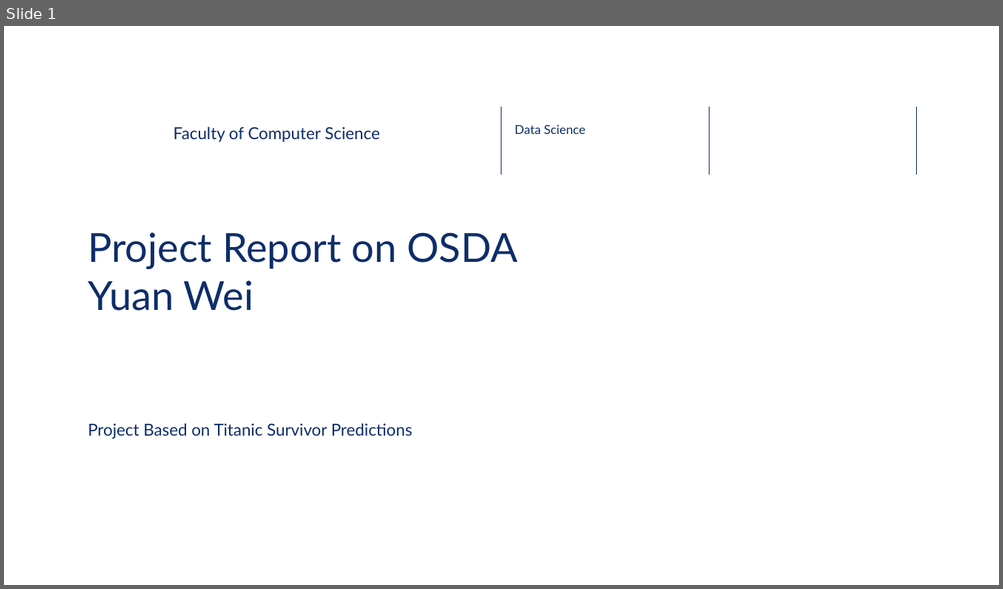
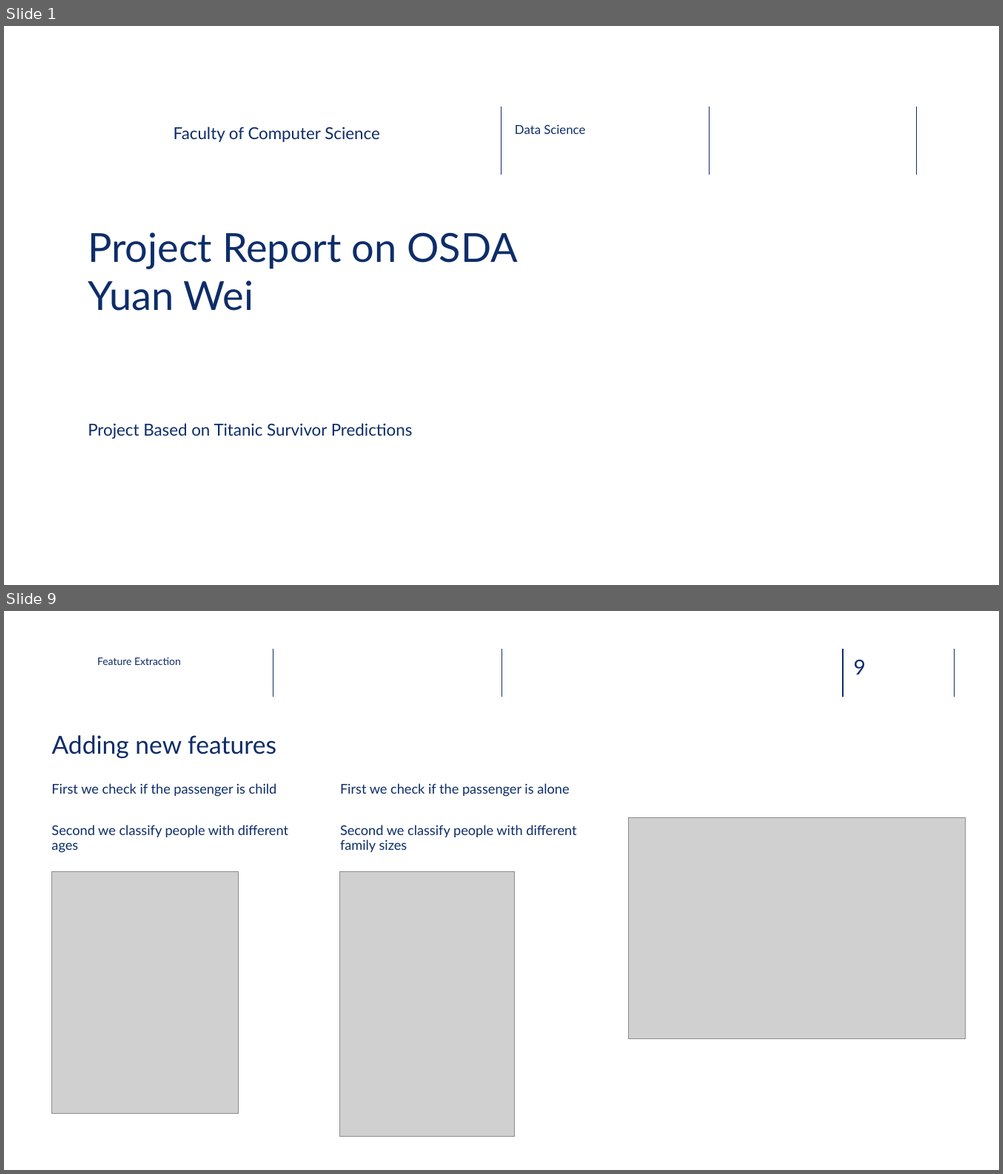
Before and after one commit to zuoxu3310/LazyFCA, a slide deck: Project Report on OSDA.pptx. Shown one above the other, each under a label of ours: slide 1 before the commit, slides 1 and 9 after it; the slides between them are not shown. The pictures are 1003x589 and 1003x1174 pixels, drawn with LibreOffice and Linux fonts; fonts in the diff are those of the drawing; grey boxes stand for pictures; background and template pictures are left out. Boxes give left, top, right and bottom in pixels: in the first picture for what was removed or moved away, otherwise in the second. Text is boxed around its words. In the diff, an @@ line names an element or a change of style, - is before the commit and + after.

```diff
--- a/Project Report on OSDA.pptx
+++ b/Project Report on OSDA.pptx
@@ slide 9 added at box(4, 611, 999, 1170), background picture (left out) @@
@@ line added from (273, 649) to (273, 697), #102D69 1 pt @@
@@ line added from (502, 649) to (502, 697), #102D69 1 pt @@
@@ line added from (842, 649) to (842, 697), #102D69 1 pt @@
@@ line added from (954, 649) to (954, 697), #102D69 1 pt @@
@@ text added at box(97, 657, 181, 665), 10 pt, text #0F2C68 @@
+Feature Extraction
@@ page number added at box(854, 659, 865, 675), 20 pt, text #102D69 @@
+9
@@ title added at box(52, 735, 276, 758), 24 pt, text #0F2C68 @@
+Adding new features
@@ text added at box(51, 783, 288, 853), 13 pt, text #0E2D69 @@
+First we check if the passenger is child
+Second we classify people with different ages
@@ text added at box(340, 783, 576, 852), 13 pt, text #0E2D69 @@
+First we check if the passenger is alone
+Second we classify people with different family sizes
@@ picture added at box(629, 817, 965, 1039) @@
@@ picture added at box(52, 871, 239, 1114) @@
@@ picture added at box(340, 871, 515, 1137) @@
```
Also in this commit, not shown: 7 slides changed, 7 other slides added, 1 slide removed, 1 other file.
